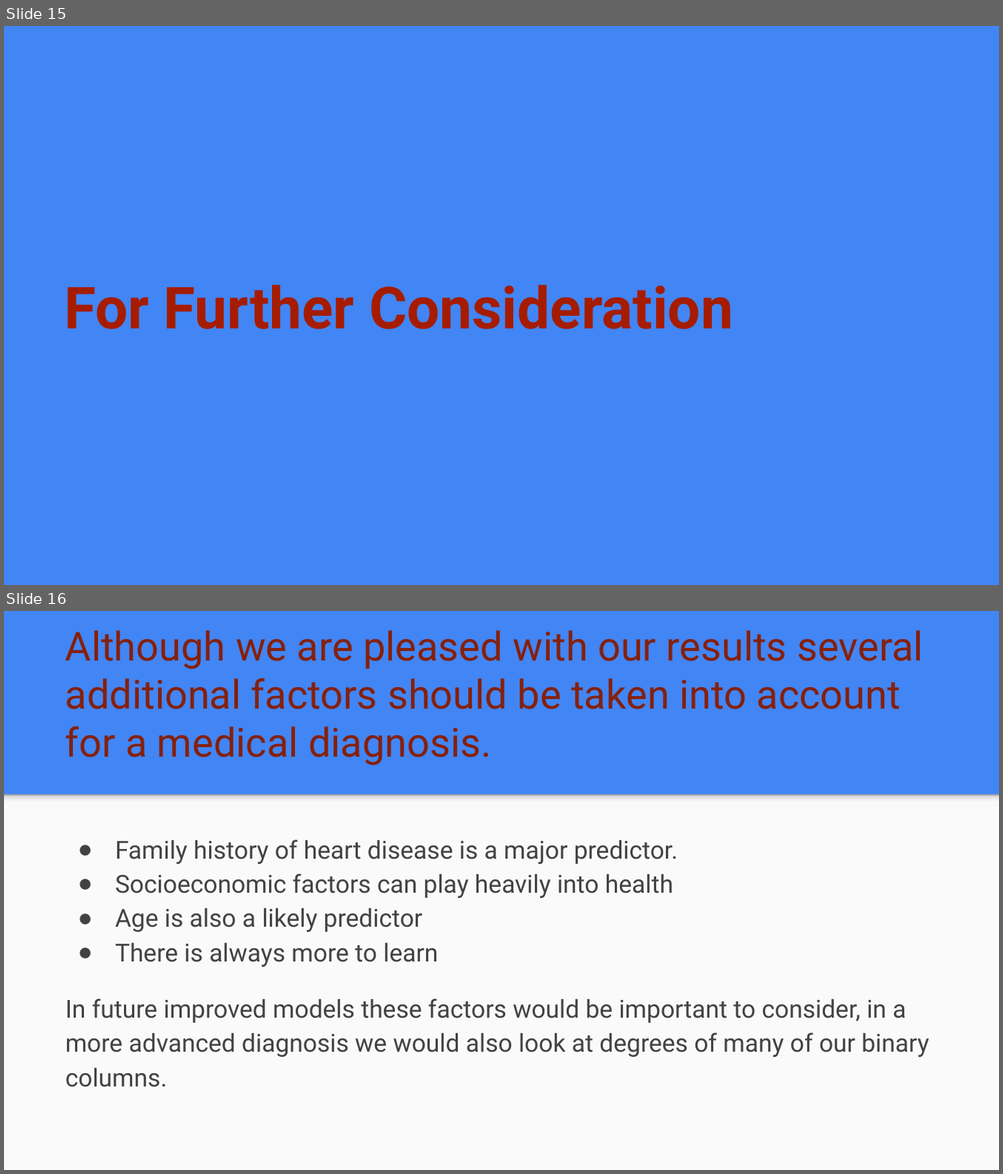
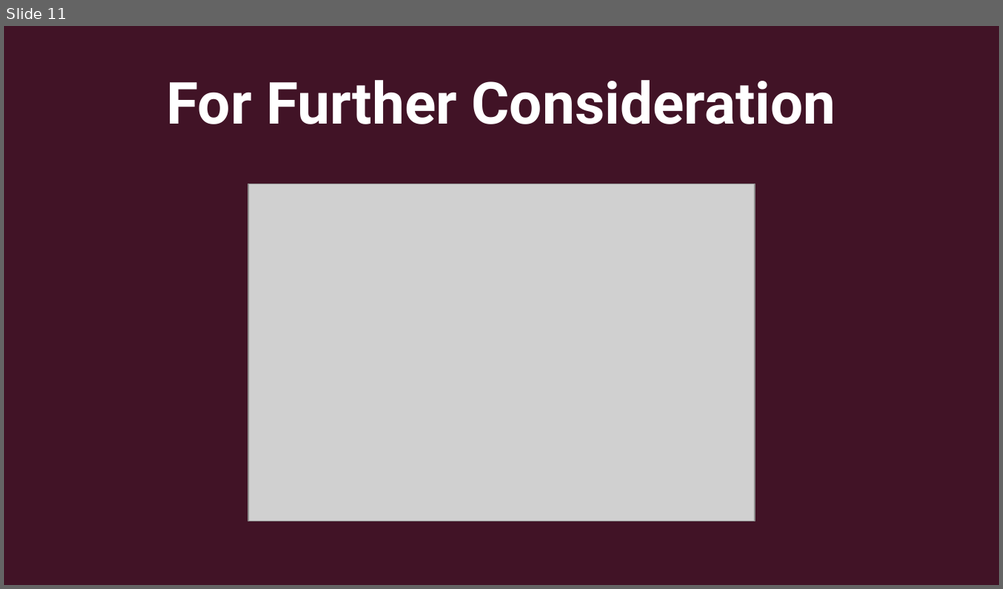
Before and after one commit to JGILINGER7/heart_disease_risk, a slide deck: presentation/Initial Presentation.pptx. Shown one above the other, each under a label of ours: slides 15 and 16 before the commit, slide 11 after it. The pictures are 1003x1174 and 1003x589 pixels, drawn with LibreOffice and Linux fonts; fonts in the diff are those of the drawing; grey boxes stand for pictures. Boxes give left, top, right and bottom in pixels: in the first picture for what was removed or moved away, otherwise in the second. Text is boxed around its words. In the diff, an @@ line names an element or a change of style, - is before the commit and + after.

```diff
--- a/presentation/Initial Presentation.pptx
+++ b/presentation/Initial Presentation.pptx
@@ slide 16 removed at (4,611,999,1170), background #4285F4 @@
@@ title removed at (65,630,923,766) @@
-Although we are pleased with our results several additional factors should be taken into account for a medical diagnosis.
@@ rectangle removed at (4,794,999,1170) @@
@@ rectangle removed at (4,794,999,806) @@
@@ text removed at (65,840,928,1088) @@
-● Family history of heart disease is a major predictor.
-● Socioeconomic factors can play heavily into health
-● Age is also a likely predictor
-● There is always more to learn
-In future improved models these factors would be important to consider, in a more advanced diagnosis we would also look at degrees of many of our binary columns.
@@ what was slide 15 is now slide 11 @@
@@ slide 11 changed as well @@
@@ background #4285F4 to #411326 @@
@@ title "For Further Consideration": place and size @@
-title "For Further Consideration" at (64,285,733,329)
+title "For Further Consideration" at (167,80,836,124)
@@ title "For Further Consideration" at (167,80,836,124): text colour #A61C00 to #FFFFFF; alignment left to centre @@
@@ picture added at (249,184,755,523) @@
```
Also in this commit, not shown: 6 other slides changed, 6 slides added, 8 other slides removed.
